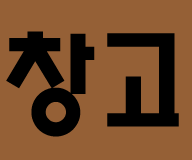
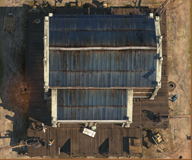
Before/after of a 192 x 160 layered artwork. What changed in the layer stack:
added layer "레이어 3" above "창고" over [0, 0, 191, 159]
